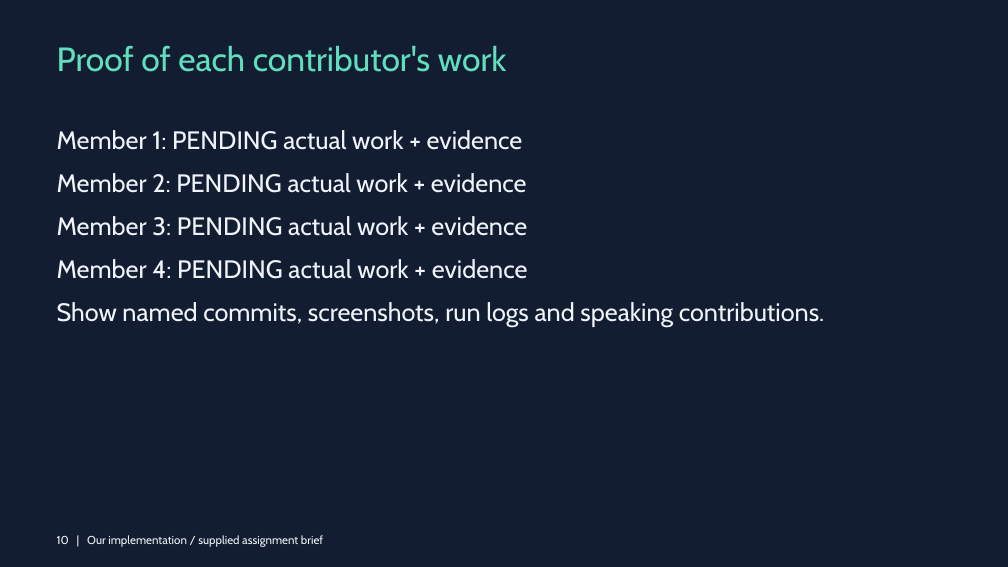
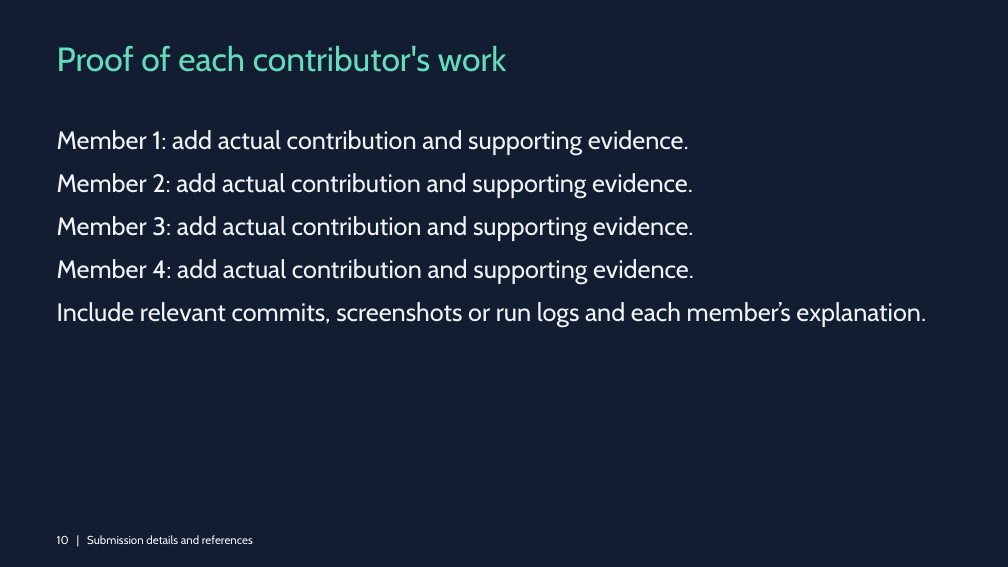
Before and after one commit to Eahmed99/aiml-drl-atari, a slide deck: slide 10 of submission/DRL_PlayingAtari_GroupPENDING.pptx. Drawn at 1008x567 pixels with LibreOffice and Linux fonts; fonts in the diff are those of the drawing. Boxes give left, top, right and bottom in pixels: in the first picture for what was removed or moved away, otherwise in the second. Text is boxed around its words. In the diff, an @@ line names an element or a change of style, - is before the commit and + after.

```diff
--- a/submission/DRL_PlayingAtari_GroupPENDING.pptx
+++ b/submission/DRL_PlayingAtari_GroupPENDING.pptx
@@ text at (57,130,926,327): text changed @@
-Member 1: PENDING actual work + evidence
-Member 2: PENDING actual work + evidence
-Member 3: PENDING actual work + evidence
-Member 4: PENDING actual work + evidence
-Show named commits, screenshots, run logs and speaking contributions.
+Member 1: add actual contribution and supporting evidence.
+Member 2: add actual contribution and supporting evidence.
+Member 3: add actual contribution and supporting evidence.
+Member 4: add actual contribution and supporting evidence.
+Include relevant commits, screenshots or run logs and each member’s explanation.
@@ text at (57,535,253,544): text changed @@
-10 | Our implementation / supplied assignment brief
+10 | Submission details and references
```
Also in this commit, not shown: 9 other slides changed, 4 other files.
